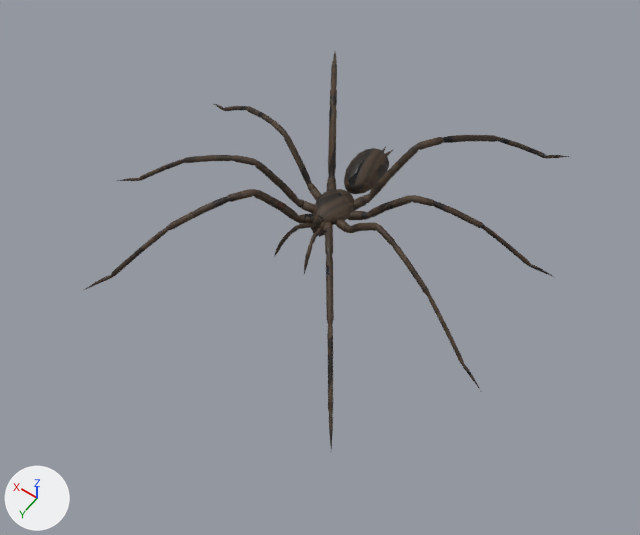
A saved change to the glTF model game/assets/ms/spinnen/winkel_lo.glb.
Rendered twice from a 50 mm camera at (-0.0512, 0.0751, 0.1049) aimed at (-0.0034, 0.0083, -0.0001). Lighting does not change. The marker at lower left points along +X, +Y and +Z. The picture after the commit comes second. Where no turn or scale is listed for an object, it has been applied to the vertices. Vertices at exactly the same position are counted once.

Objects in the first picture: 'koerper'.
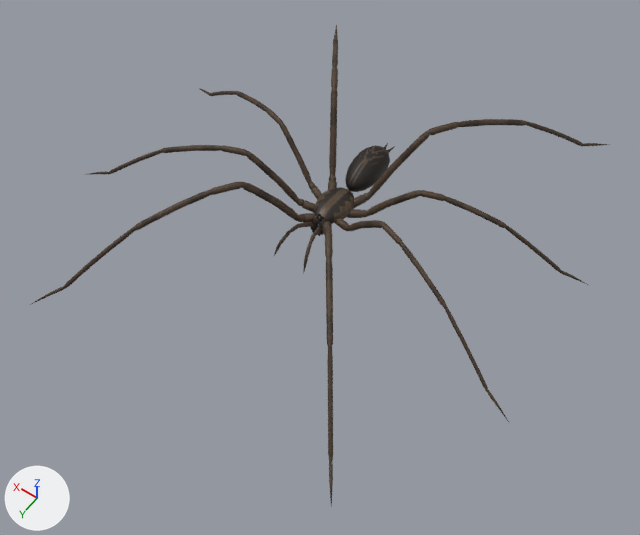
Edits to the bpy script that builds the scene:
```text
Change me_koerper:
    used by ob_koerper; location = (0.0, 0.0, 0.0)
    remove me_koerper.from_pydata(...)  # 2162 vertices, 4166 faces; spans x -0.0338..0.0338, y -0.0348..0.0323, z 0.0001..0.0129
    add me_koerper.from_pydata(...)  # 2210 vertices, 4262 faces; spans x -0.039..0.039, y -0.0413..0.0385, z 0.0001..0.015
    me_koerper part 1: the loose piece of 178 vertices spanning x -0.0029..0.0029, y -0.0137..-0.0042, z 0.0016..0.0065 is scaled about its middle by (0.919, 1.03, 0.97), then moved by (0.0, -0.0003, 0.0003)
    me_koerper part 2: the loose piece of 86 vertices spanning x -0.0028..-0.0002, y 0.0033..0.0114, z 0.0009..0.005 is moved by (0.0, 0.0001, 0.0004)
    me_koerper part 3: the loose piece of 175 vertices spanning x -0.0338..-0.0016, y 0.0009..0.0131, z 0.0001..0.0114 is rebuilt with 175 vertices and now spans x -0.039..-0.0015, y 0.001..0.0151, z 0.0001..0.013
    me_koerper part 4: the loose piece of 175 vertices spanning x 0.0003..0.0224, y 0.0024..0.0323, z 0.0001..0.0127 is rebuilt with 181 vertices and now spans x 0.0004..0.0268, y 0.0025..0.0385, z 0.0001..0.0149
    me_koerper part 5: the loose piece of 175 vertices spanning x 0.0013..0.0239, y -0.0348..-0.0017, z 0.0001..0.0129 is rebuilt with 181 vertices and now spans x 0.0012..0.0281, y -0.0413..-0.0019, z 0.0001..0.015
    me_koerper part 6: the loose piece of 175 vertices spanning x 0.0016..0.0338, y 0.0009..0.0131, z 0.0001..0.0114 is rebuilt with 175 vertices and now spans x 0.0015..0.039, y 0.001..0.0151, z 0.0001..0.013
    me_koerper part 7: the loose piece of 175 vertices spanning x -0.0224..-0.0003, y 0.0024..0.0323, z 0.0001..0.0127 is rebuilt with 181 vertices and now spans x -0.0268..-0.0004, y 0.0025..0.0385, z 0.0001..0.0149
    me_koerper part 8: the loose piece of 175 vertices spanning x -0.0239..-0.0013, y -0.0348..-0.0017, z 0.0001..0.0129 is rebuilt with 181 vertices and now spans x -0.0281..-0.0012, y -0.0413..-0.0019, z 0.0001..0.015
    me_koerper part 9: the loose piece of 163 vertices spanning x -0.033..-0.0022, y -0.0104..0.0002, z 0.0001..0.0105 is rebuilt with 175 vertices and now spans x -0.0377..-0.0021, y -0.012..0.0001, z 0.0001..0.0119
    me_koerper part 10: the loose piece of 163 vertices spanning x 0.0022..0.033, y -0.0104..0.0002, z 0.0001..0.0105 is rebuilt with 175 vertices and now spans x 0.0021..0.0377, y -0.012..0.0001, z 0.0001..0.0119
    me_koerper part 11: 6 vertices moved within x -0.0004..0.0013, y 0.0031..0.0072, z 0.0043..0.0049; 418 vertices removed from x -0.0031..0.0031, y -0.0038..0.0114, z 0.0009..0.005; 398 vertices added at x -0.0029..0.0029, y -0.0042..0.0115, z 0.0012..0.0053
    other edits to the shape of me_koerper do not show in these pictures
```

Changed parts and their boxes (x1, y1, x2, y2) in the pictures (640 x 535 px; the box of a moved part takes in the faces that stretch with it):
'koerper', reshaped (19% wider, 21% taller)
    before: (84, 52, 569, 449)
    after: (32, 25, 607, 507)
part 1 of me_koerper, moved or reshaped
    before: (344, 148, 389, 194)
    after: (345, 145, 390, 192)
part 2 of me_koerper, moved or reshaped
    before: (304, 228, 323, 274)
    after: (303, 227, 322, 274)
part 3 of me_koerper, rebuilt (18% wider, 18% taller)
    before: (335, 219, 482, 392)
    after: (335, 218, 509, 422)
part 4 of me_koerper, rebuilt (22% wider, 21% taller)
    before: (84, 189, 315, 290)
    after: (32, 182, 315, 304)
part 5 of me_koerper, rebuilt (8% narrower, 18% taller)
    before: (326, 52, 337, 192)
    after: (328, 25, 338, 190)
part 6 of me_koerper, rebuilt (14% wider, 15% taller)
    before: (117, 155, 315, 214)
    after: (89, 145, 315, 213)
part 7 of me_koerper, rebuilt (26% taller)
    before: (323, 222, 334, 449)
    after: (322, 221, 333, 507)
part 8 of me_koerper, rebuilt (18% wider, 17% taller)
    before: (354, 135, 569, 211)
    after: (354, 119, 607, 208)
part 9 of me_koerper, rebuilt (16% wider, 16% taller)
    before: (348, 195, 554, 277)
    after: (348, 190, 588, 285)
part 10 of me_koerper, rebuilt (14% wider, 14% taller)
    before: (214, 104, 322, 201)
    after: (199, 88, 322, 199)
part 11 of me_koerper, moved or reshaped
    before: (274, 189, 355, 257)
    after: (274, 187, 354, 256)
